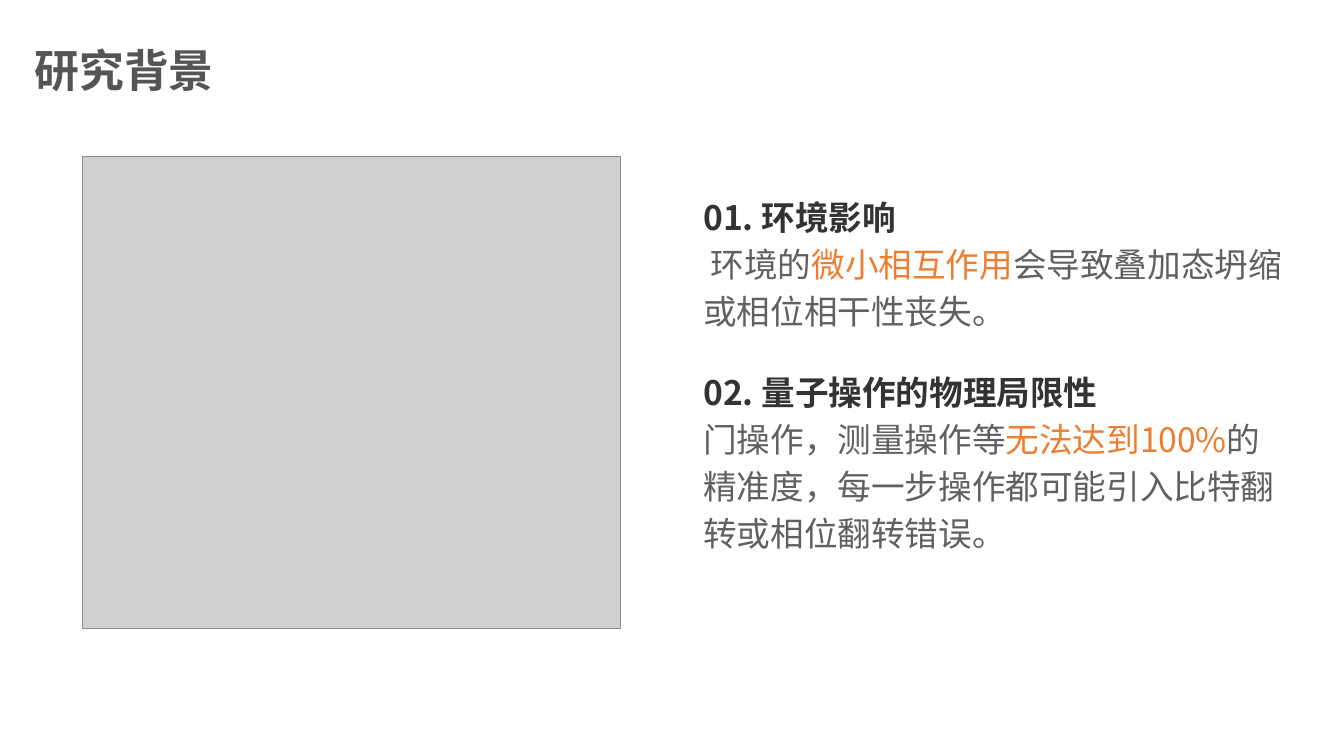
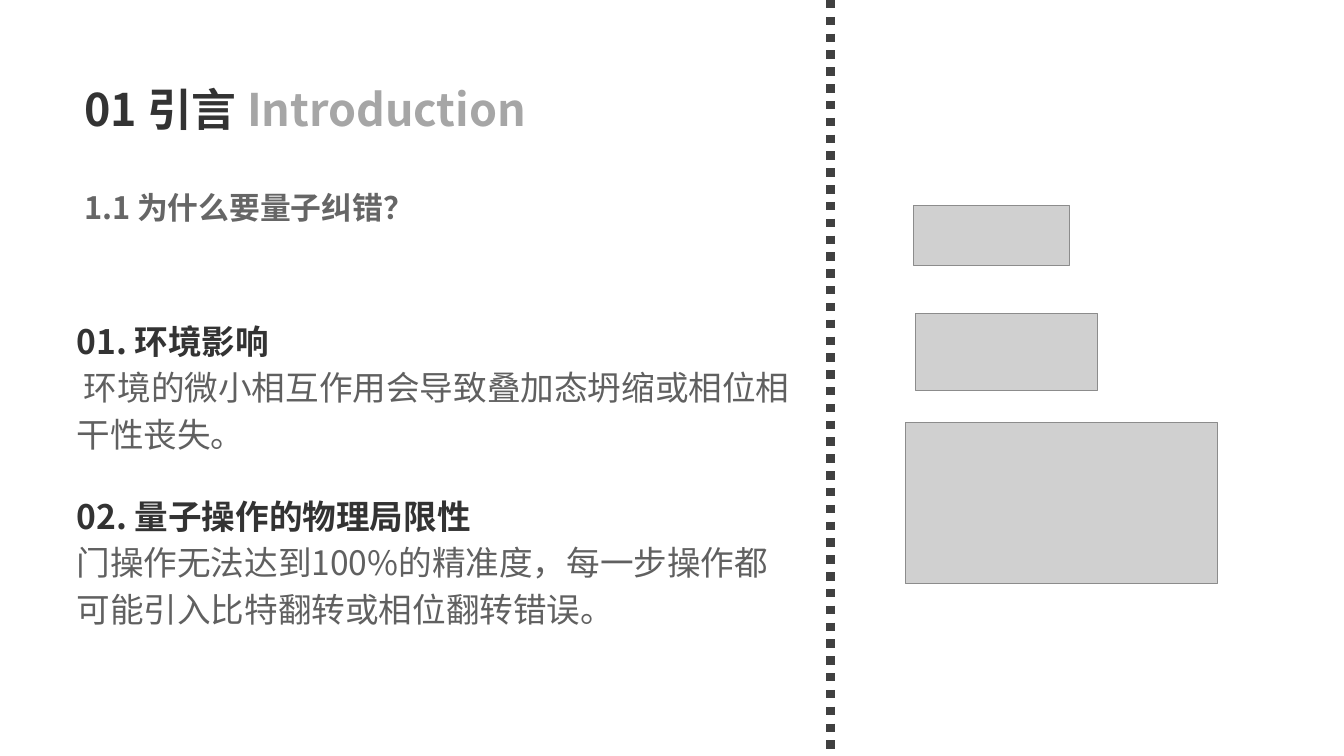
Before and after one commit to 77-223255/LM_QEC, a slide deck: slide 3 of what_i_learn/2026_QEC.pptx (slide 2 before the commit). Drawn at 1344x756 pixels with LibreOffice and Linux fonts; fonts in the diff are those of the drawing; grey boxes stand for pictures. Boxes give left, top, right and bottom in pixels: in the first picture for what was removed or moved away, otherwise in the second. Text is boxed around its words. In the diff, an @@ line names an element or a change of style, - is before the commit and + after.

```diff
--- a/what_i_learn/2026_QEC.pptx
+++ b/what_i_learn/2026_QEC.pptx
@@ line added from (831, 0) to (831, 756), #404040 6 pt dashed @@
@@ text removed at [34,48,213,91] @@
-研究背景
@@ text added at [84,88,526,130], 32 pt, text #A6A6A6, bold @@
+01 引言 Introduction
@@ picture removed at [83,156,621,629] @@
@@ text added at [84,193,414,222], 22 pt, text #666666, bold @@
+1.1 为什么要量子纠错？
@@ picture added at [913,206,1070,265] @@
@@ text "01. 环境影响": place and size @@
-text "01. 环境影响" at [703,201,1282,549]
+text "01. 环境影响" at [76,325,790,625]
@@ picture added at [915,314,1098,390] @@
@@ text at [76,371,790,450]: text colour #ED7D31 to #606060 in "环境的微小相互作用会导致叠加态坍缩或相位相干性丧失。" @@
@@ picture added at [905,422,1217,584] @@
@@ text at [76,546,768,625]: text changed @@
-门操作，测量操作等无法达到100%的精准度，每一步操作都可能引入比特翻转或相位翻转错误。
+门操作无法达到100%的精准度，每一步操作都可能引入比特翻转或相位翻转错误。
```
Also in this commit, not shown: 1 other slide changed, 33 slides added, 8 slides removed.
